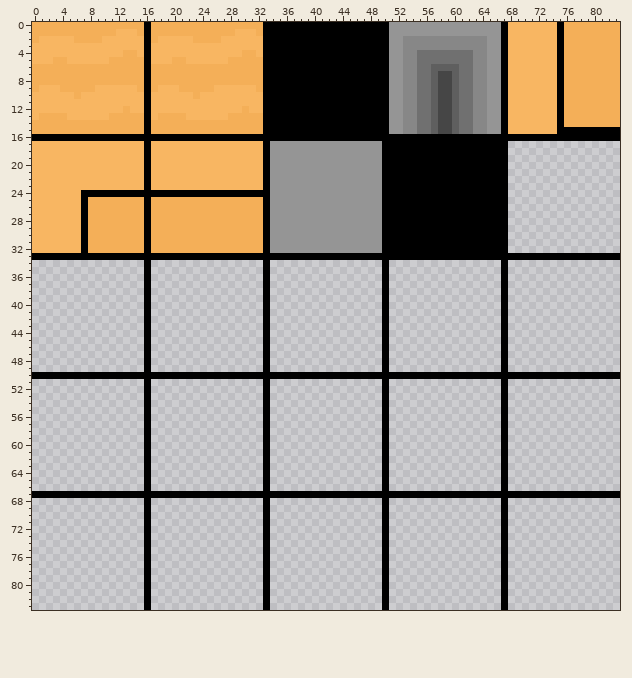
A sprite sheet gets an edit: Resources/DesertTileset.png. Above is the file before it was changed.
The file is 84x84 pixels.
The same view after the edit:
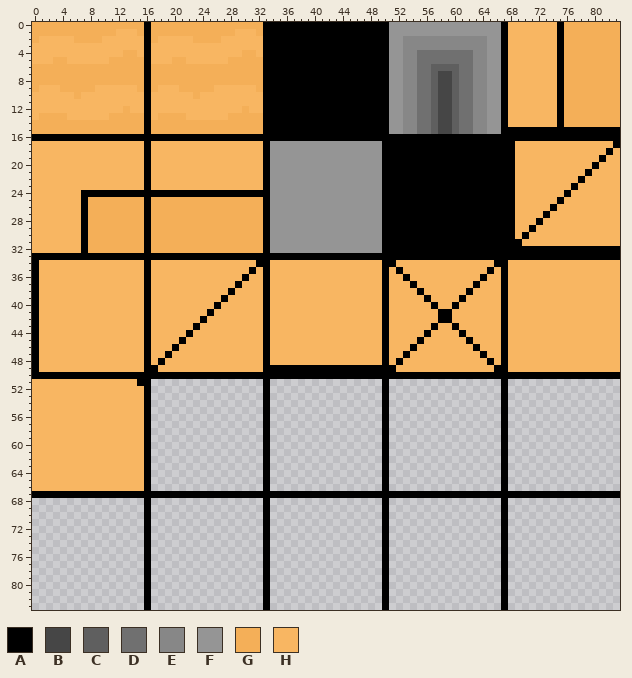
Palette (. is transparent): A #000000  B #464646  C #5f5f5f  D #707070  E #878787  F #959595  G #f4af58  H #f8b662
From old to new:
Changed rows in their new state; - is an unchanged pixel.
first column x 0:
15 --------------------------------------------------------------------AAAAAAA---------
17 --------------------------------------------------------------------AHHHHHHHHHHHHHHA
18 --------------------------------------------------------------------AHHHHHHHHHHHHHAH
19 --------------------------------------------------------------------AHHHHHHHHHHHHAHH
20 --------------------------------------------------------------------AHHHHHHHHHHHAHHH
21 --------------------------------------------------------------------AHHHHHHHHHHAHHHH
22 --------------------------------------------------------------------AHHHHHHHHHAHHHHH
23 --------------------------------------------------------------------AHHHHHHHHAHHHHHH
24 --------------------------------------------------------------------AHHHHHHHAHHHHHHH
25 --------------------------------------------------------------------AHHHHHHAHHHHHHHH
26 --------------------------------------------------------------------AHHHHHAHHHHHHHHH
27 --------------------------------------------------------------------AHHHHAHHHHHHHHHH
28 --------------------------------------------------------------------AHHHAHHHHHHHHHHH
29 --------------------------------------------------------------------AHHAHHHHHHHHHHHH
30 --------------------------------------------------------------------AHAHHHHHHHHHHHHH
31 --------------------------------------------------------------------AAHHHHHHHHHHHHHH
32 --------------------------------------------------------------------AAAAAAAAAAAAAAAA
34 AHHHHHHHHHHHHHHH-HHHHHHHHHHHHHHHA-HHHHHHHHHHHHHHHH-AHHHHHHHHHHHHHHA-HHHHHHHHHHHHHHHH
35 AHHHHHHHHHHHHHHH-HHHHHHHHHHHHHHAH-HHHHHHHHHHHHHHHH-HAHHHHHHHHHHHHAH-HHHHHHHHHHHHHHHH
36 AHHHHHHHHHHHHHHH-HHHHHHHHHHHHHAHH-HHHHHHHHHHHHHHHH-HHAHHHHHHHHHHAHH-HHHHHHHHHHHHHHHH
37 AHHHHHHHHHHHHHHH-HHHHHHHHHHHHAHHH-HHHHHHHHHHHHHHHH-HHHAHHHHHHHHAHHH-HHHHHHHHHHHHHHHH
38 AHHHHHHHHHHHHHHH-HHHHHHHHHHHAHHHH-HHHHHHHHHHHHHHHH-HHHHAHHHHHHAHHHH-HHHHHHHHHHHHHHHH
39 AHHHHHHHHHHHHHHH-HHHHHHHHHHAHHHHH-HHHHHHHHHHHHHHHH-HHHHHAHHHHAHHHHH-HHHHHHHHHHHHHHHH
40 AHHHHHHHHHHHHHHH-HHHHHHHHHAHHHHHH-HHHHHHHHHHHHHHHH-HHHHHHAHHAHHHHHH-HHHHHHHHHHHHHHHH
41 AHHHHHHHHHHHHHHH-HHHHHHHHAHHHHHHH-HHHHHHHHHHHHHHHH-HHHHHHHAAHHHHHHH-HHHHHHHHHHHHHHHH
42 AHHHHHHHHHHHHHHH-HHHHHHHAHHHHHHHH-HHHHHHHHHHHHHHHH-HHHHHHHAAHHHHHHH-HHHHHHHHHHHHHHHH
43 AHHHHHHHHHHHHHHH-HHHHHHAHHHHHHHHH-HHHHHHHHHHHHHHHH-HHHHHHAHHAHHHHHH-HHHHHHHHHHHHHHHH
44 AHHHHHHHHHHHHHHH-HHHHHAHHHHHHHHHH-HHHHHHHHHHHHHHHH-HHHHHAHHHHAHHHHH-HHHHHHHHHHHHHHHH
45 AHHHHHHHHHHHHHHH-HHHHAHHHHHHHHHHH-HHHHHHHHHHHHHHHH-HHHHAHHHHHHAHHHH-HHHHHHHHHHHHHHHH
46 AHHHHHHHHHHHHHHH-HHHAHHHHHHHHHHHH-HHHHHHHHHHHHHHHH-HHHAHHHHHHHHAHHH-HHHHHHHHHHHHHHHH
47 AHHHHHHHHHHHHHHH-HHAHHHHHHHHHHHHH-HHHHHHHHHHHHHHHH-HHAHHHHHHHHHHAHH-HHHHHHHHHHHHHHHH
48 AHHHHHHHHHHHHHHH-HAHHHHHHHHHHHHHH-HHHHHHHHHHHHHHHH-HAHHHHHHHHHHHHAH-HHHHHHHHHHHHHHHH
49 AHHHHHHHHHHHHHHH-AHHHHHHHHHHHHHHH-AAAAAAAAAAAAAAAA-AHHHHHHHHHHHHHHA-HHHHHHHHHHHHHHHH
51 HHHHHHHHHHHHHHHA--------------------------------------------------------------------
52 HHHHHHHHHHHHHHHH--------------------------------------------------------------------
53 HHHHHHHHHHHHHHHH--------------------------------------------------------------------
54 HHHHHHHHHHHHHHHH--------------------------------------------------------------------
55 HHHHHHHHHHHHHHHH--------------------------------------------------------------------
56 HHHHHHHHHHHHHHHH--------------------------------------------------------------------
57 HHHHHHHHHHHHHHHH--------------------------------------------------------------------
58 HHHHHHHHHHHHHHHH--------------------------------------------------------------------
59 HHHHHHHHHHHHHHHH--------------------------------------------------------------------
60 HHHHHHHHHHHHHHHH--------------------------------------------------------------------
61 HHHHHHHHHHHHHHHH--------------------------------------------------------------------
62 HHHHHHHHHHHHHHHH--------------------------------------------------------------------
63 HHHHHHHHHHHHHHHH--------------------------------------------------------------------
64 HHHHHHHHHHHHHHHH--------------------------------------------------------------------
65 HHHHHHHHHHHHHHHH--------------------------------------------------------------------
66 HHHHHHHHHHHHHHHH--------------------------------------------------------------------
Pixel boxes of the changes (left, top, right, bottom) in both pictures:
changed: (32, 127, 620, 491)
